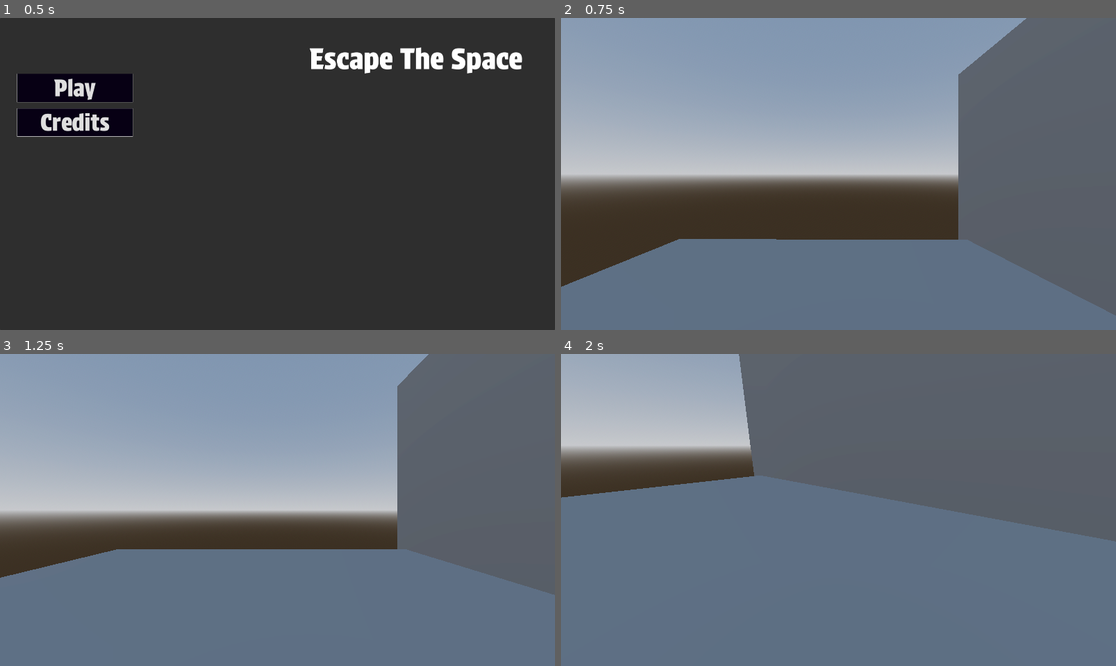
Above: before the commit, frames 1-4 (two rows, left to right).
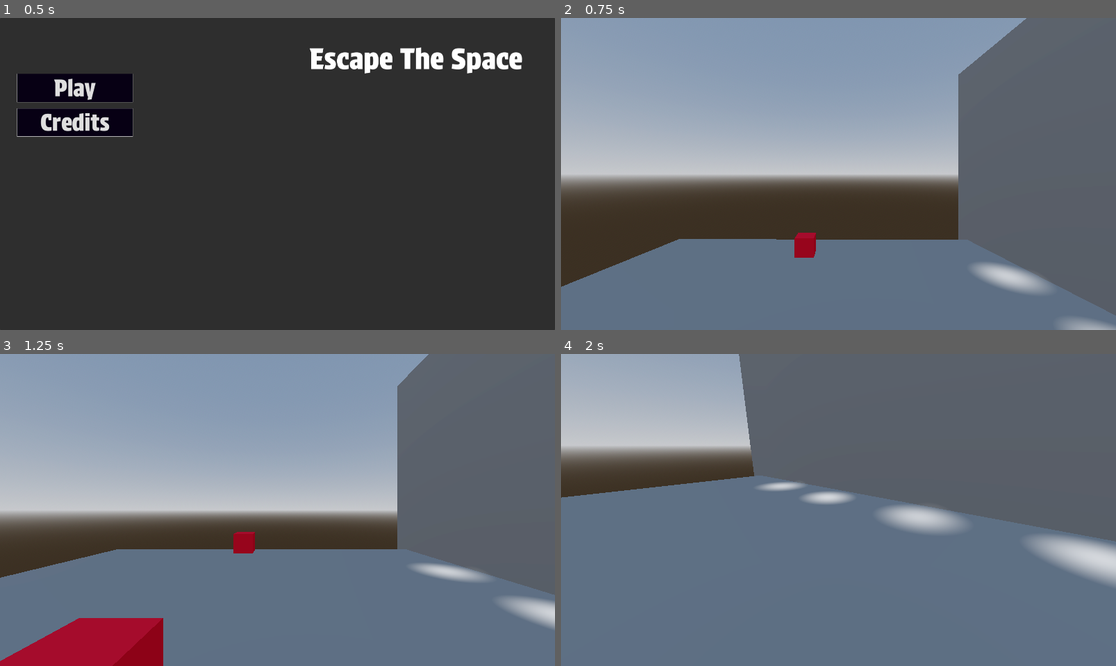
Above: after the commit, the same moments.

Repository: Bradondev/Brckeys-Game-Jame
Game: Godot game, scene res://Scenes/Main.tscn
The game is run twice, just before and just after one commit, with the same random seed, the same clock (stepped at 60 frames per second) and the same inputs.
Inputs (mouse positions are in pixels of both pictures, inside the frame that each line leads up to):
- Up to frame 1 (0.5 s): no input
- Up to frame 2 (0.75 s): click "Play" at 0.5 s
- Up to frame 3 (1.25 s): no input
- Up to frame 4 (2 s): tap Enter (ui_accept) at 1.25, 1.52 s; move the mouse to (866, 510) at 1.27 s; hold D (Walk_Right) from 1.28 s (still down); tap E (InterAct, bound only after the commit) at 1.35 s; click (866, 510) at 1.42 s

Frame 1 is identical in both runs. In frame 2, 1.3% of the frame differs, in the area x 42-100%, y 68-100%; in frame 3, 4.9%, in the area x 0-100%, y 57-100%; in frame 4, 3.0%.

Commit message:
LightSystems

Diff:
--- a/BaseLight.gd
+++ /dev/null
@@ -1,11 +0,0 @@
-extends SpotLight3D
-
-
-# Called when the node enters the scene tree for the first time.
-func _ready():
-	pass # Replace with function body.
-
-
-# Called every frame. 'delta' is the elapsed time since the previous frame.
-func _process(delta):
-	pass
--- a/BaseLight.tscn
+++ /dev/null
@@ -1,6 +0,0 @@
-[gd_scene format=3 uid="uid://hf8ven2syv21"]
-
-[node name="SpotLight3D" type="SpotLight3D"]
-transform = Transform3D(1, 0, 0, 0, -4.37114e-08, 1, 0, -1, -4.37114e-08, 0, 0, 0)
-spot_range = 6.245
-spot_angle = 41.57
--- /dev/null
+++ b/Scenes/LightSystem/BaseLight.tscn
@@ -0,0 +1,7 @@
+[gd_scene load_steps=2 format=3 uid="uid://hf8ven2syv21"]
+
+[ext_resource type="Script" path="res://Scripts/LightSystem/BaseLight.gd" id="1_32yh0"]
+
+[node name="SpotLight3D" type="SpotLight3D"]
+transform = Transform3D(1, 0, 0, 0, -4.37114e-08, 1, 0, -1, -4.37114e-08, 0, 0, 0)
+script = ExtResource("1_32yh0")
--- /dev/null
+++ b/Scenes/LightSystem/BaseSwitch.gd
@@ -0,0 +1,12 @@
+extends Node3D
+class_name  Switch
+signal Fliped
+
+@export_enum("1","2","3","4","5","6","7","8","9","10","11","12","13","14") var Switchlocation: String
+
+var Name ="Switch"
+func _ready():
+	add_to_group(Switchlocation)
+func  SwitchFliped():
+	print_debug("Fliped")
+	emit_signal("Fliped")
--- /dev/null
+++ b/Scenes/LightSystem/switch.tscn
@@ -0,0 +1,11 @@
+[gd_scene load_steps=3 format=3 uid="uid://cjjdifoh2hu0f"]
+
+[ext_resource type="Script" path="res://Scenes/LightSystem/BaseSwitch.gd" id="1_n6emt"]
+
+[sub_resource type="StandardMaterial3D" id="StandardMaterial3D_46clf"]
+albedo_color = Color(0.996078, 0, 0.196078, 1)
+
+[node name="Switch" type="CSGBox3D"]
+use_collision = true
+material = SubResource("StandardMaterial3D_46clf")
+script = ExtResource("1_n6emt")
--- a/Scenes/Test.tscn
+++ b/Scenes/Test.tscn
@@ -1,6 +1,8 @@
-[gd_scene load_steps=5 format=3 uid="uid://dwv5negqaxbcp"]
+[gd_scene load_steps=7 format=3 uid="uid://dwv5negqaxbcp"]
 
 [ext_resource type="PackedScene" uid="uid://dgpjxoygnvyy4" path="res://assets/simple_fpsplayer/Player.tscn" id="1_pgt53"]
+[ext_resource type="PackedScene" uid="uid://cjjdifoh2hu0f" path="res://Scenes/LightSystem/switch.tscn" id="2_eif5d"]
+[ext_resource type="PackedScene" uid="uid://hf8ven2syv21" path="res://Scenes/LightSystem/BaseLight.tscn" id="3_k6gdk"]
 
 [sub_resource type="ProceduralSkyMaterial" id="ProceduralSkyMaterial_p7vjo"]
 sky_horizon_color = Color(0.64625, 0.65575, 0.67075, 1)
@@ -32,3 +34,29 @@
 
 [node name="Player" parent="." instance=ExtResource("1_pgt53")]
 transform = Transform3D(1, 0, 0, 0, 1, 0, 0, 0, 1, -3.22317, 5.29021, 0)
+
+[node name="Switch" parent="." instance=ExtResource("2_eif5d")]
+transform = Transform3D(1, 0, 0, 0, 1, 0, 0, 0, 1, -5, 1.8113, -11)
+Switchlocation = "1"
+
+[node name="SpotLight3D" parent="." instance=ExtResource("3_k6gdk")]
+transform = Transform3D(1, 0, 0, 0, -4.37114e-08, 1, 0, -1, -4.37114e-08, 5.41935, 2.20432, -10.4069)
+SwitchToConnectTo = "1"
+
+[node name="SpotLight3D2" parent="." instance=ExtResource("3_k6gdk")]
+transform = Transform3D(1, 0, 0, 0, -4.37114e-08, 1, 0, -1, -4.37114e-08, 5.29186, 1.96153, -5.98055)
+SwitchToConnectTo = "1"
+
+[node name="Switch2" parent="." instance=ExtResource("2_eif5d")]
+transform = Transform3D(1, 0, 0, 0, 1, 0, 0, 0, 1, -5.08709, 1.77029, -1.93047)
+Switchlocation = "2"
+
+[node name="Lights2" type="Node3D" parent="."]
+
+[node name="SpotLight3D3" parent="Lights2" instance=ExtResource("3_k6gdk")]
+transform = Transform3D(1, 0, 0, 0, -4.37114e-08, 1, 0, -1, -4.37114e-08, 5.41935, 2.20432, -1.24201)
+SwitchToConnectTo = "2"
+
+[node name="SpotLight3D4" parent="Lights2" instance=ExtResource("3_k6gdk")]
+transform = Transform3D(1, 0, 0, 0, -4.37114e-08, 1, 0, -1, -4.37114e-08, 5.29186, 1.96153, 3.18432)
+SwitchToConnectTo = "2"
--- /dev/null
+++ b/Scripts/LightSystem/BaseLight.gd
@@ -0,0 +1,35 @@
+extends SpotLight3D
+class_name BaseLight
+
+@export var MinPowerLight = 1
+@export var MaxPowerOfLight = 2
+@export var On = true
+var SwitchConnect
+@export_enum("1","2","3","4","5","6","7","8","9","10","11","12","13","14") var SwitchToConnectTo: String
+# Called when the node enters the scene tree for the first time.
+func _ready():
+	ConnectToSwitch()
+	if On:
+		TurnOnLight()
+	else:
+		TurnOffLight()
+
+
+
+func  TurnOnLight():
+	light_energy = MaxPowerOfLight
+	On = true
+func  TurnOffLight():
+	light_energy = 0
+	On = false
+
+
+func  UpdateLight():
+	if On:
+		TurnOffLight()
+	elif  !On:
+		TurnOnLight()
+func ConnectToSwitch():
+	SwitchConnect = get_tree().get_nodes_in_group(SwitchToConnectTo)
+	for Switchs in SwitchConnect:
+		Switchs.connect("Fliped", UpdateLight)
--- a/assets/simple_fpsplayer/ability_grab.gd
+++ b/assets/simple_fpsplayer/ability_grab.gd
@@ -9,6 +9,13 @@
 # This entire script is dedicated to the ability_grab node and it's child node GradPosition3D. It's allows players to pick up and throw Rigid Bodies in a similar fashion to Source games.
 # This section asks the raycast to check for a Rigid Body, see if it qualifies to be carried, and grab it player isn't currently carrying a Rigid Body.
 func _process(delta):
+
+	var ColliderObject = get_collider()
+	#print_debug(ColliderObject)
+	if Input.is_action_just_pressed("InterAct") and ColliderObject != null:
+		if ColliderObject.Name == "Switch":
+			ColliderObject.SwitchFliped()
+
 	if Input.is_key_pressed(KEY_E):
 		if can_use:
 			can_use = false
--- a/project.godot
+++ b/project.godot
@@ -42,3 +42,8 @@
 "events": [Object(InputEventKey,"resource_local_to_scene":false,"resource_name":"","device":-1,"window_id":0,"alt_pressed":false,"shift_pressed":false,"ctrl_pressed":false,"meta_pressed":false,"pressed":false,"keycode":0,"physical_keycode":68,"key_label":0,"unicode":100,"echo":false,"script":null)
 ]
 }
+InterAct={
+"deadzone": 0.5,
+"events": [Object(InputEventKey,"resource_local_to_scene":false,"resource_name":"","device":-1,"window_id":0,"alt_pressed":false,"shift_pressed":false,"ctrl_pressed":false,"meta_pressed":false,"pressed":false,"keycode":0,"physical_keycode":69,"key_label":0,"unicode":101,"echo":false,"script":null)
+]
+}
